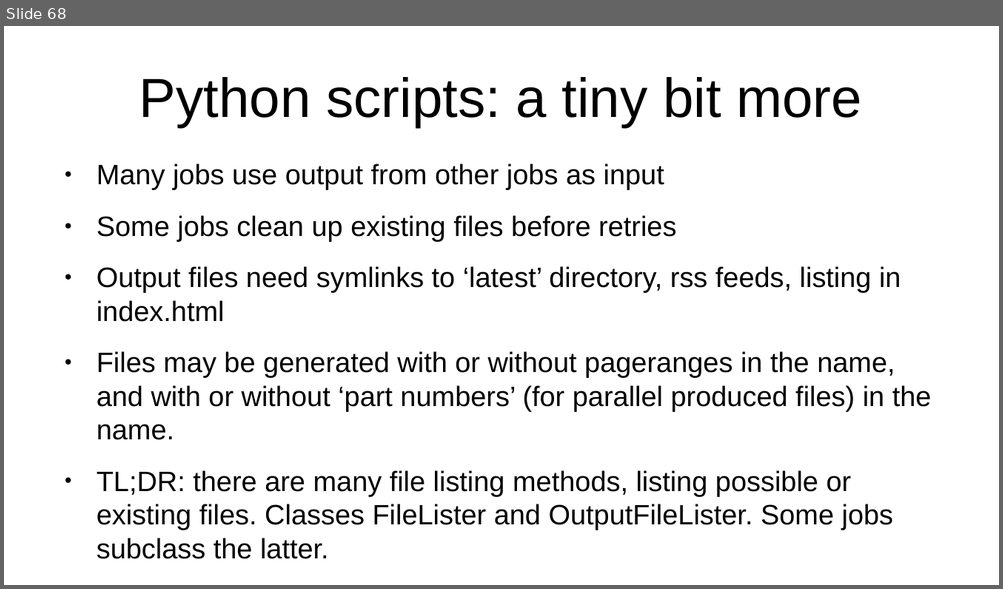
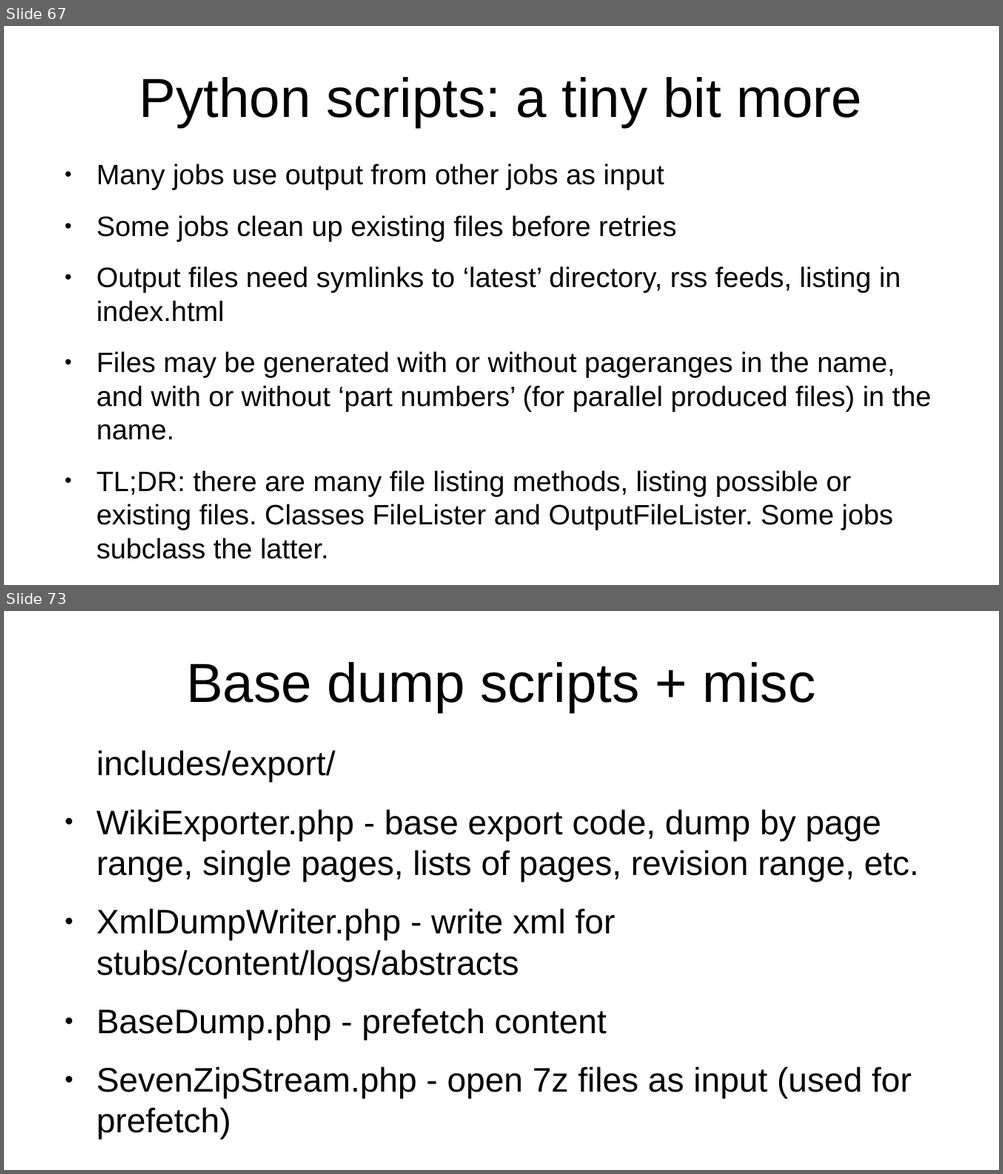
Before and after one commit to apergos/wikitalks, a slide deck: dumps-9-years-compressed.odp. Shown one above the other, each under a label of ours: slide 68 before the commit, slides 67 and 73 after it; the slides between them are not shown. The pictures are 1003x589 and 1003x1174 pixels, drawn with LibreOffice and Linux fonts; fonts in the diff are those of the drawing. Boxes give left, top, right and bottom in pixels: in the first picture for what was removed or moved away, otherwise in the second. Text is boxed around its words. In the diff, an @@ line names an element or a change of style, - is before the commit and + after.

Commit message:
add info about mediawiki scripts to the dumps talk

```diff
--- a/dumps-9-years-compressed.odp
+++ b/dumps-9-years-compressed.odp
@@ slide 73 added at (x1=4, y1=611, x2=999, y2=1170), background #FFFFFF @@
@@ title added at (x1=186, y1=662, x2=815, y2=712), 44 pt, text #000000 @@
+Base dump scripts + misc
@@ text added at (x1=96, y1=750, x2=919, y2=1139), 27.2 pt, text #000000 @@
+includes/export/
+● WikiExporter.php - base export code, dump by page range, single pages, lists of pages, revision range, etc.
+● XmlDumpWriter.php - write xml for stubs/content/logs/abstracts
+● BaseDump.php - prefetch content
+● SevenZipStream.php - open 7z files as input (used for prefetch)
@@ what was slide 68 is now slide 67 @@
```
Also in this commit, not shown: 8 other slides added.
